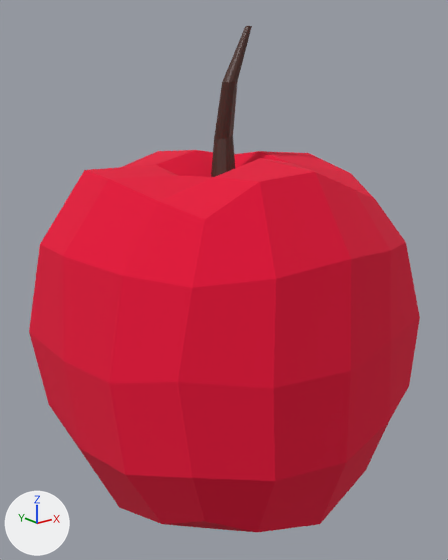
What one commit did to the FBX model Bosco_frutta/Assets/Modelli3D/Frutti/Modelli/Mela.fbx.
Rendered twice from a camera (50 mm lens) standing at (-4.518, -1.494, 0.722) and looking at (-3.34, -0.021, 0.132). Lighting does not change. The marker at lower left points along +X, +Y and +Z. Where no turn or scale is listed for an object, it has been applied to the vertices.

In view in the first picture: 'Mela', 'Mela_picciolo'.
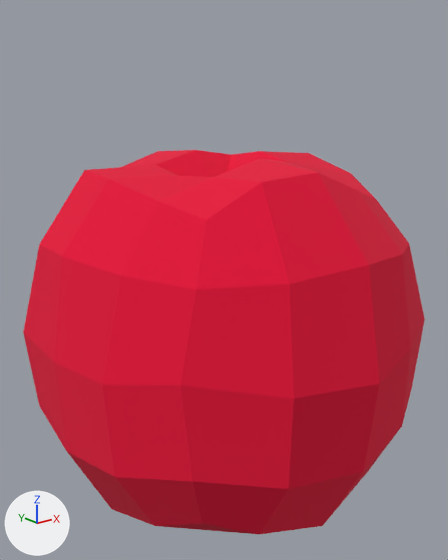
The newer file is also turned or shifted as a whole; pictures and numbers use the older file's frame.

What differs and where, as boxes (x1, y1, x2, y2) in the pictures (448 x 560 px; the box of a moved part takes in the faces that stretch with it):
```json
{"object": "Mela", "change": "reshaped", "before": [29, 150, 420, 532], "after": [23, 150, 425, 534]}
{"object": "Mela_picciolo", "change": "deleted", "before": [211, 26, 252, 177], "on screen": "brown"}
{"part": 1, "of": "me_cube_005", "change": "moved or reshaped", "before": [29, 158, 420, 532], "after": [23, 158, 425, 534]}
```

Edits to the scene script, one JSON object a line:
```json
{"block": "me_cube_005", "where": "# used by ob_mela; location = (-3.337, -0.022, 0.013)"}
{"op": "remove", "block": "me_cube_005", "code": "me_cube_005.from_pydata(...)  # 129 vertices, 116 faces; spans x -0.553..0.574, y -0.548..0.632, z -0.616..0.513"}
{"op": "add", "block": "me_cube_005", "code": "me_cube_005.from_pydata(...)  # 129 vertices, 116 faces; spans x -0.574..0.574, y -0.625..0.632, z -0.616..0.513"}
{"block": "me_cube_005", "change": "me_cube_005 part 1: 54 of 129 vertices moved; they spanned x -0.553..0.438, y -0.548..0.453, z -0.615..0.499 and now span x -0.574..0.441, y -0.625..0.454, z -0.615..0.498; mean shift (-0.003, -0.009, -0.002); largest move (-0.03, -0.548, 0.017) -> (-0.011, -0.625, 0.005)"}
{"op": "remove", "block": "ob_mela_picciolo", "code": ["ob_mela_picciolo = bpy.data.objects.new('Mela_picciolo', me_cube_006)", "ob_mela_picciolo.location = (-3.346, -0.025, 0.416)"]}
```
